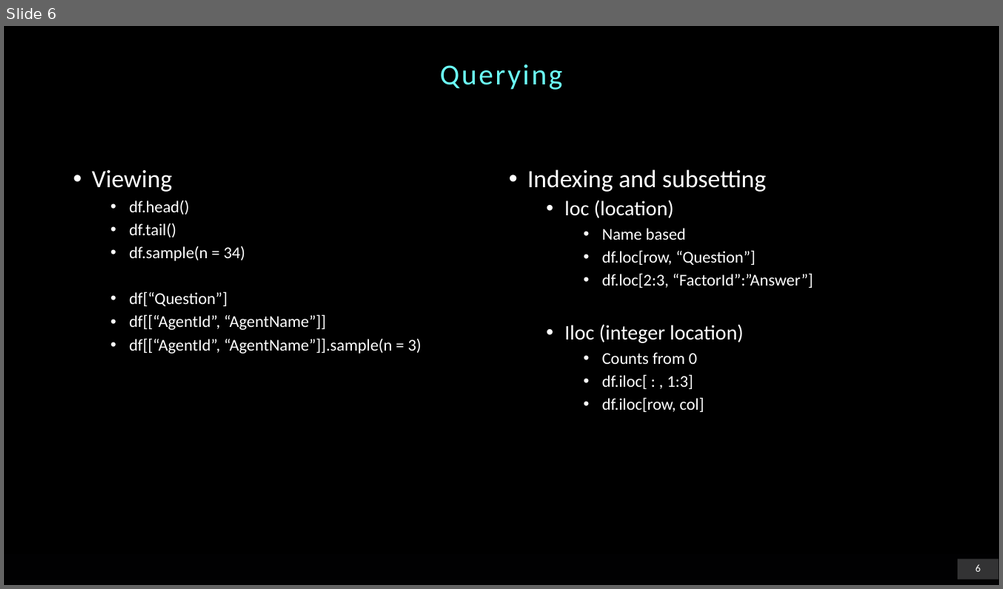
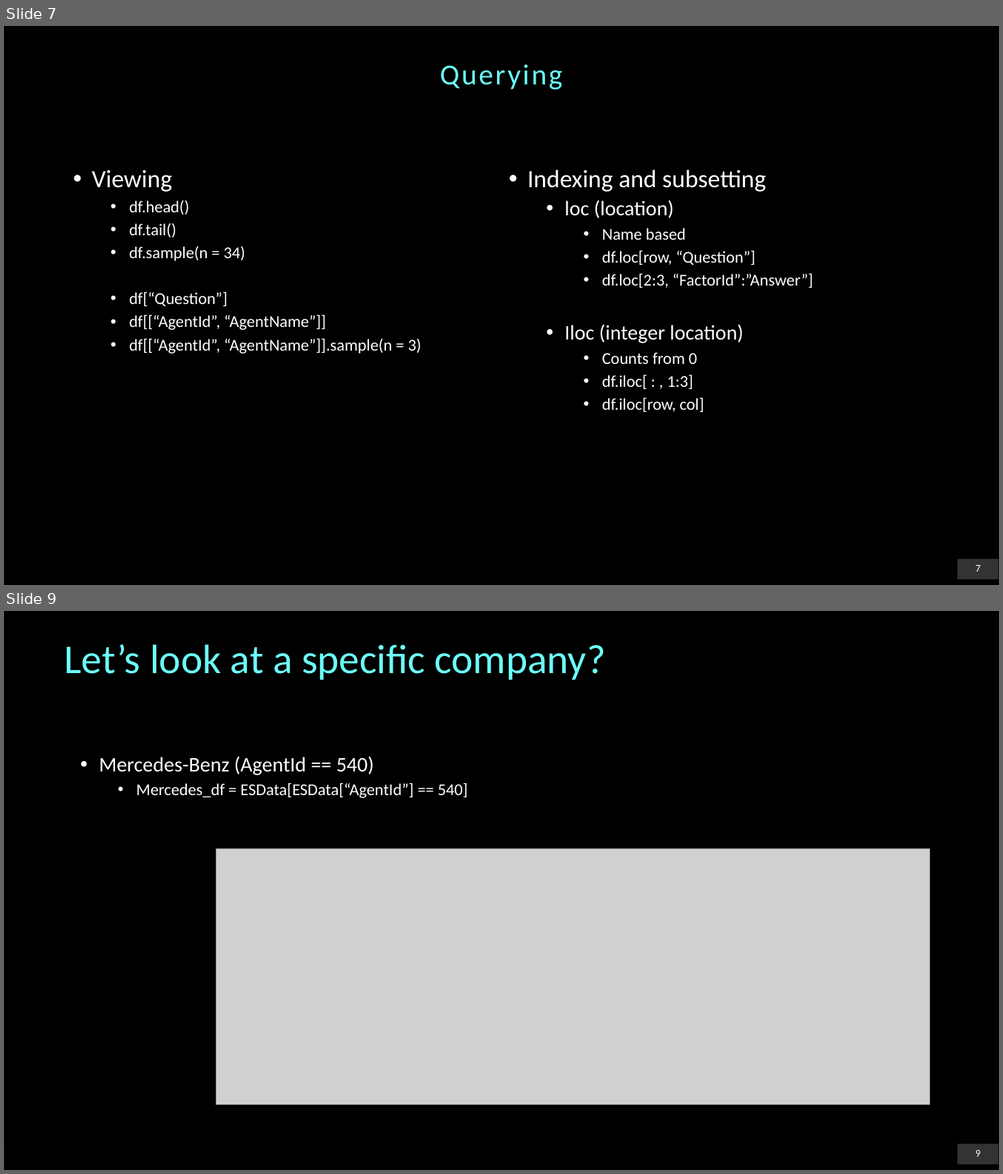
Before and after one commit to chrischank/python4data_zerotomiso, a slide deck: references/03_DataFrame.pptx. Shown one above the other, each under a label of ours: slide 6 before the commit, slides 7 and 9 after it; the slides between them are not shown. The pictures are 1003x589 and 1003x1174 pixels, drawn with LibreOffice and Linux fonts; fonts in the diff are those of the drawing; grey boxes stand for pictures; background and template pictures are left out. Boxes give left, top, right and bottom in pixels: in the first picture for what was removed or moved away, otherwise in the second. Text is boxed around its words. In the diff, an @@ line names an element or a change of style, - is before the commit and + after.

```diff
--- a/references/03_DataFrame.pptx
+++ b/references/03_DataFrame.pptx
@@ slide 9 added at (4, 611, 999, 1170), background #000000; not listed: 2 template elements that a slide beside it also shows @@
@@ title added at (64, 644, 606, 680), 39.6 pt, text #6CFFFA @@
+Let’s look at a specific company?
@@ text added at (99, 756, 468, 798), 16 pt, text #FFFFFF @@
+• Mercedes-Benz (AgentId == 540)
+  • Mercedes_df = ESData[ESData[“AgentId”] == 540]
@@ picture added at (216, 849, 930, 1105) @@
@@ what was slide 6 is now slide 7 @@
@@ page number at (975, 565, 980, 572): text changed @@
-6
+7
```
Also in this commit, not shown: 1 slide changed, 6 other slides added, 1 other file.
